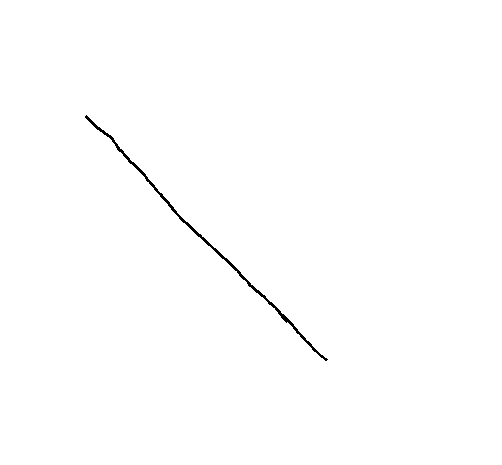
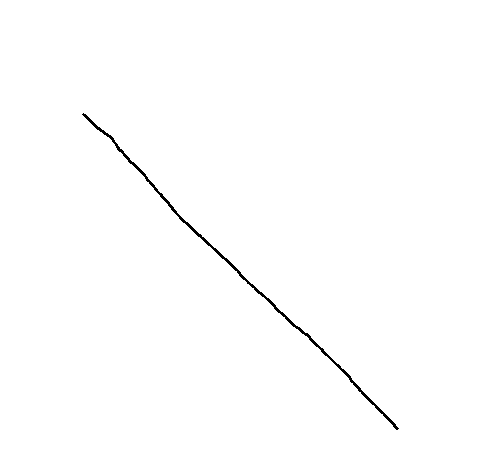
Layer changes from the first (502, 465) image to the second:
painted on "Layer" over 82, 113, 399, 430
